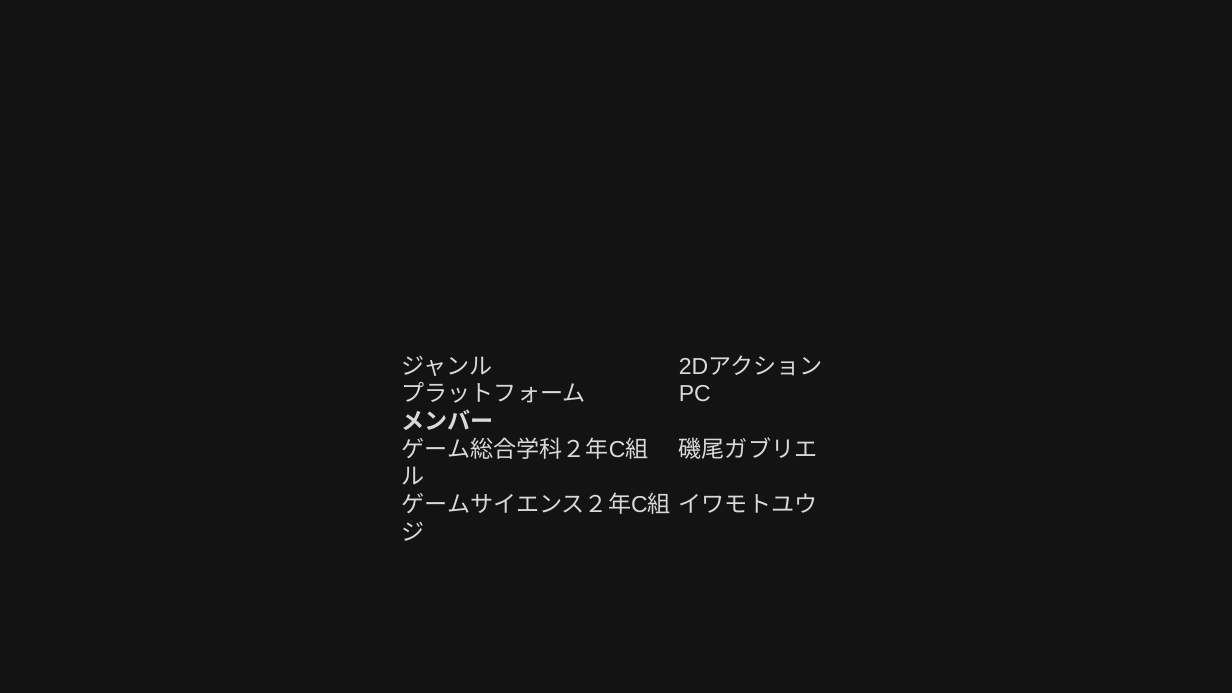
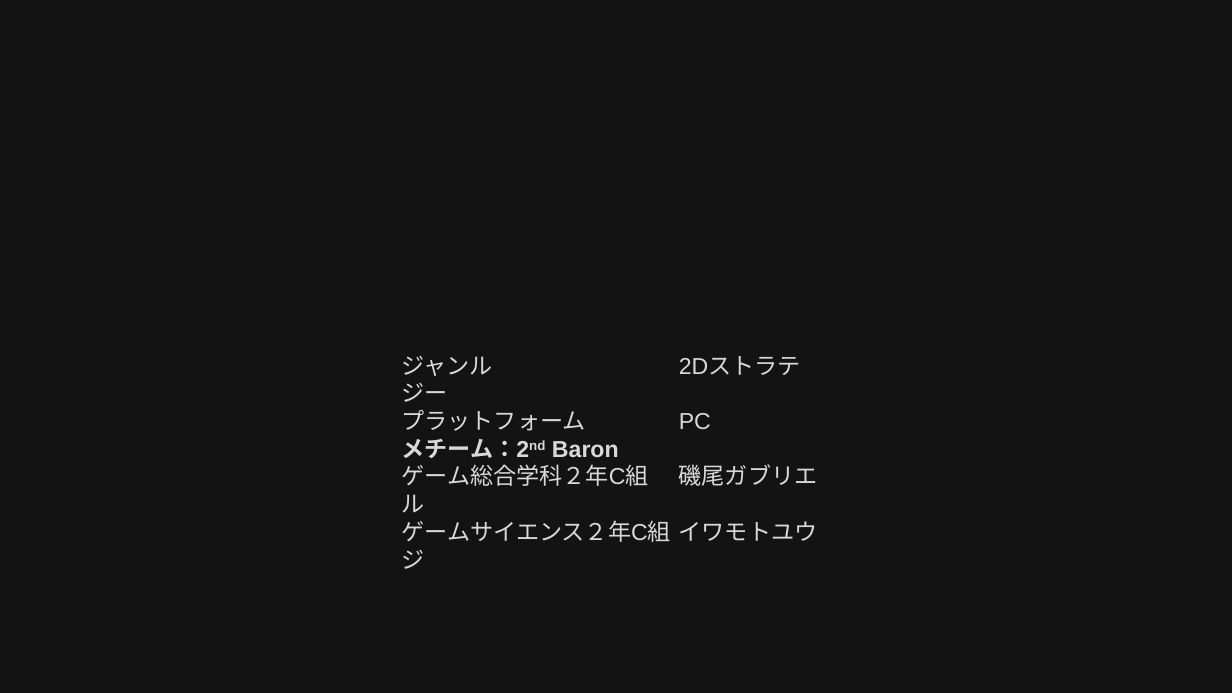
Before and after one commit to IsooGabriel/TOC_Game, a slide deck: slide 1 of GT2C_02_磯尾ガブリエル_TOC企画書.pptx. Drawn at 1232x693 pixels with LibreOffice and Linux fonts; fonts in the diff are those of the drawing; background and template pictures are left out. Boxes give left, top, right and bottom in pixels: in the first picture for what was removed or moved away, otherwise in the second. Text is boxed around its words. In the diff, an @@ line names an element or a change of style, - is before the commit and + after.

Commit message:
gradationテスト中

```diff
--- a/GT2C_02_磯尾ガブリエル_TOC企画書.pptx
+++ b/GT2C_02_磯尾ガブリエル_TOC企画書.pptx
@@ text at box(402, 356, 493, 376): text changed @@
-ジャンル 2Dアクション
+ジャンル 2Dストラテジー
@@ text at box(402, 439, 619, 458): text changed @@
-メンバー
+メチーム：2nd Baron
```
Also in this commit, not shown: 6 other files.
